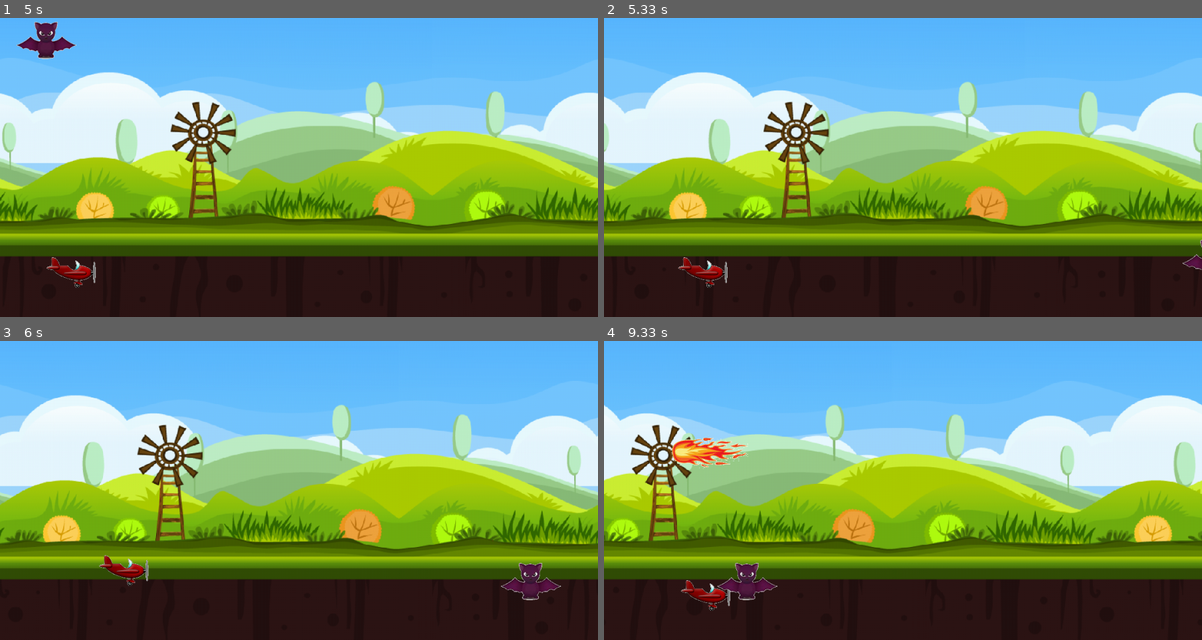
Above: before the commit, frames 1-4 (two rows, left to right).
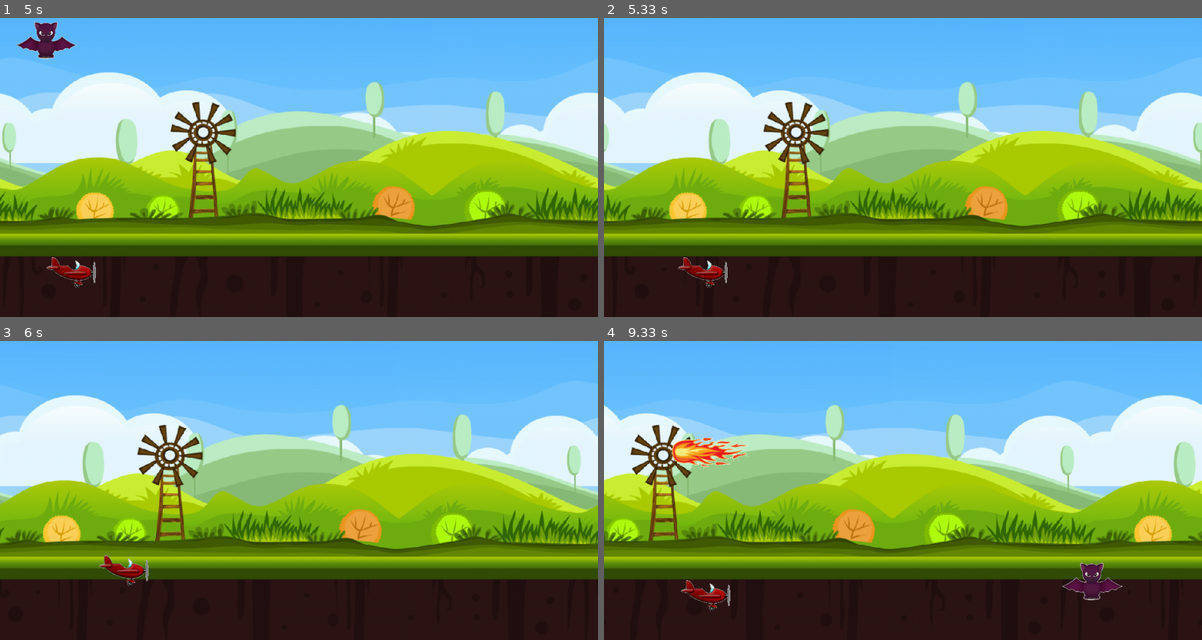
Above: after the commit, the same moments.

Repository: imn00133/PythonSeminar17
Game: pygame game, started from text_materials_test/pygame/airplane_game/4_enemy.py
Two runs of this game, one before a commit and one after it. Both use one fixed random seed, a clock stepped at 60 frames per second and the inputs below.
Inputs:
- Up to frame 1 (5 s): hold Right 0.33-0.8 s; hold Up 0.83-1.13 s; hold Right 1.17-1.63 s; hold Left 1.67-2.2 s; hold Down 2.23-2.53 s; hold Left 2.57-2.97 s; hold Up 3-3.37 s; hold Right 3.4-4.03 s; hold Down 4.07-4.43 s; hold Left 4.47-4.93 s; hold Right from 4.97 s (still down)
- Up to frame 2 (5.33 s): keep holding Right
- Up to frame 3 (6 s): release Right at 5.43 s; hold Up 5.47-5.77 s; hold Right from 5.8 s (still down)
- Up to frame 4 (9.33 s): release Right at 6.27 s; hold Left 6.3-6.83 s; hold Down 6.87-7.17 s; hold Left 7.2-7.6 s; hold Up 7.63-8 s; hold Right 8.03-8.67 s; hold Down 8.7-9.07 s; hold Left from 9.1 s (still down)

Frame 1 is identical in both runs. In frame 2, 0.1% of the frame differs, in the area x 96-100%, y 74-85%; in frame 3, 0.6%; in frame 4, 1.2%, in the area x 18-87%, y 74-87%.

Commit message:
revise enemy.py

Diff:
--- a/text_materials_test/pygame/airplane_game/4_enemy.py
+++ b/text_materials_test/pygame/airplane_game/4_enemy.py
@@ -21,12 +21,12 @@
 BATSPEED = 7
 FIREBALLSPEED = 15
 # 박쥐 재시작 시간
-BATTIME = 8
+BATTIME = 3
 # 색
 WHITE = (255, 255, 255)
 
 
-def init_enemy(image):
+def init_enemy_pos(image):
     """
     적의 초기 위치를 반환해준다.
     :param image: surface
@@ -71,16 +71,16 @@
     other_background_x = BACKGROUNDWIDTH
 
     # 박쥐 초기 위치
-    bat_x, bat_y = init_enemy(IMAGESDICT["bat"])
+    bat_x, bat_y = init_enemy_pos(IMAGESDICT["bat"])
 
     # 박쥐 초기화 시간변수
     bat_remove_time = 0
 
     # 파이어볼 초기화 및 초기 위치
-    # 1/7확률로 fireball이 날아간다.
+    # 2/7확률로 fireball이 날아간다.
     fireball_choice = random.randint(1, 7)
     if fireball_choice == 1 or fireball_choice == 2:
-        fireball_x, fireball_y = init_enemy(IMAGESDICT["fireball%s" % fireball_choice])
+        fireball_x, fireball_y = init_enemy_pos(IMAGESDICT["fireball%s" % fireball_choice])
     else:
         fireball_x, fireball_y = WINDOWWIDTH, 0
 
@@ -132,10 +132,11 @@
         draw_object(IMAGESDICT["background"], other_background_x, 0)
 
         # 박쥐 위치 설정
-        bat_x -= BATSPEED
-        if bat_x <= 0 and BATTIME <= time.time()-bat_remove_time:
+        if BATTIME <= time.time()-bat_remove_time:
+            bat_x -= BATSPEED
+        if bat_x <= 0:
             bat_remove_time = time.time()
-            bat_x, bat_y = init_enemy(IMAGESDICT["bat"])
+            bat_x, bat_y = init_enemy_pos(IMAGESDICT["bat"])
 
         # fireball 위치 설정
         if fireball_choice == 1 or fireball_choice == 2:
@@ -146,7 +147,7 @@
         if fireball_x <= 0:
             fireball_choice = random.randint(1, 7)
             if fireball_choice == 1 or fireball_choice == 2:
-                fireball_x, fireball_y = init_enemy(IMAGESDICT["fireball%s" % fireball_choice])
+                fireball_x, fireball_y = init_enemy_pos(IMAGESDICT["fireball%s" % fireball_choice])
             else:
                 fireball_x, fireball_y = WINDOWWIDTH, 0
 
